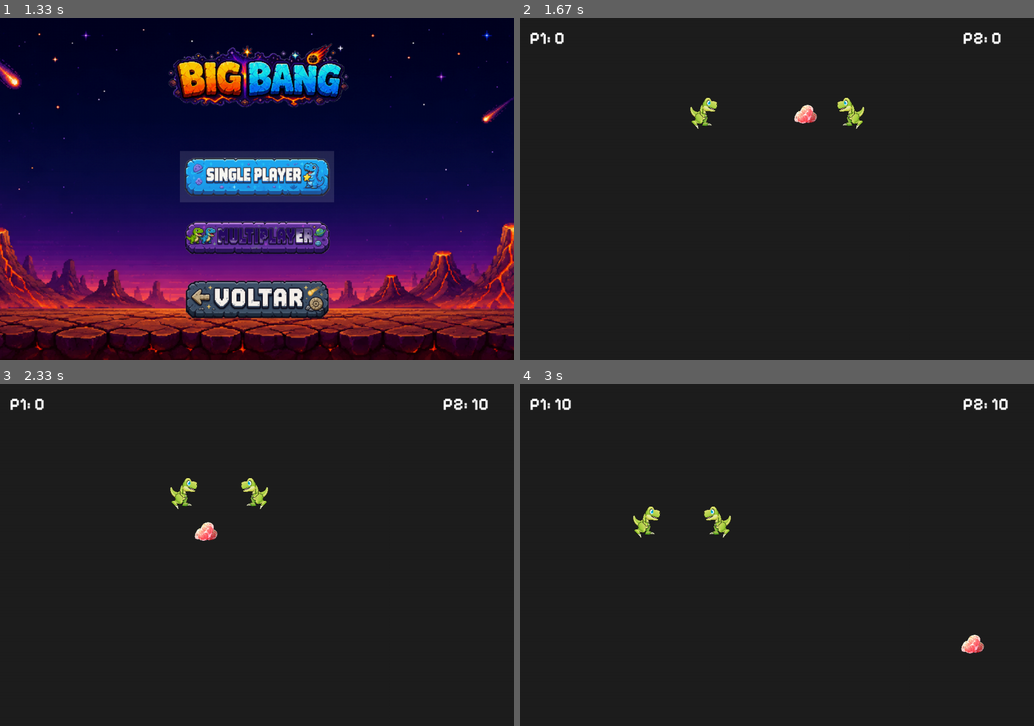
Above: before the commit, frames 1-4 (two rows, left to right).
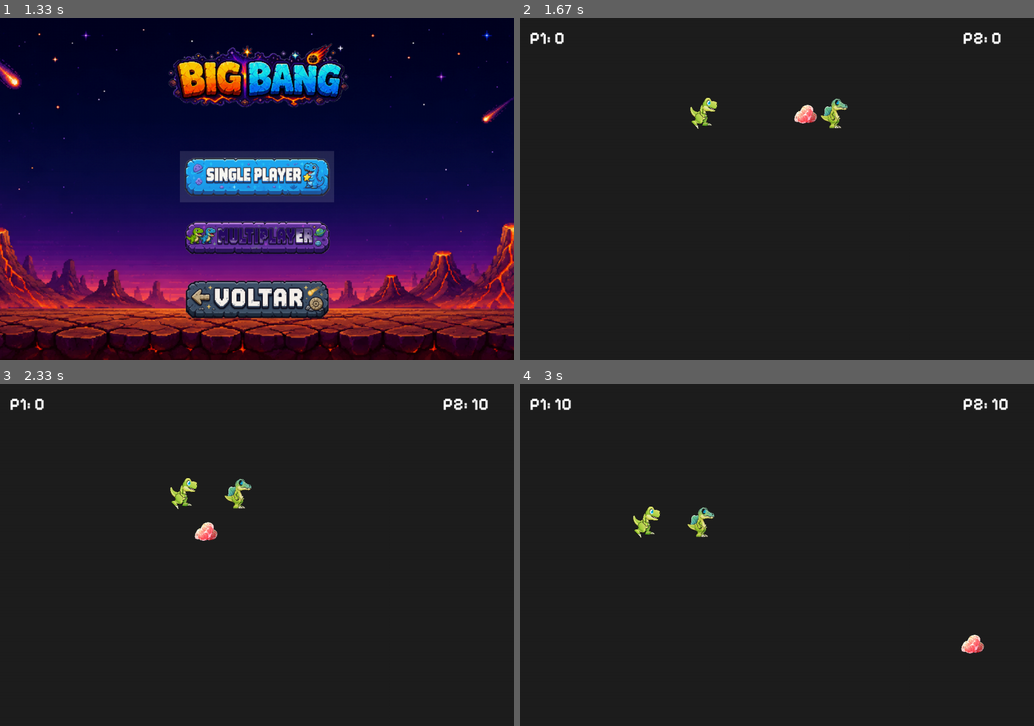
Above: after the commit, the same moments.

Repository: defreitassl/Trabalho_Pygame
Game: pygame game, started from main.py
The game is run twice, just before and just after one commit, with the same random seed, the same clock (stepped at 60 frames per second) and the same inputs.
Inputs (mouse positions are in pixels of both pictures, inside the frame that each line leads up to):
- Up to frame 1 (1.33 s): click (257, 236) at 0.38 s; click (257, 305) at 0.72 s; click (257, 175) at 1.05 s
- Up to frame 2 (1.67 s): click (848, 216) at 1.38 s
- Up to frame 3 (2.33 s): hold Left 1.67-2.2 s; move the mouse to (277, 596) at 1.7 s; hold Down from 2.23 s (still down); hold S from 2.23 s (still down)
- Up to frame 4 (3 s): release Down at 2.53 s; release S at 2.53 s; hold Left 2.57-2.97 s; hold A 2.57-2.97 s

Frame 1 is identical in both runs. In frame 2, 0.4% of the frame differs, in the area x 58-67%, y 23-33%; in frame 3, 0.4%; in frame 4, 0.4%.

Commit message:
dinossauro 2 imagem

Diff:
--- a/src/jogo.py
+++ b/src/jogo.py
@@ -17,7 +17,7 @@
     # PLAYER 2: Inicializa o jogador 2 se o modo for multiplayer
     if modo == "multiplayer":
         dino2 = pygame.image.load(
-            "assets/imagens/dino sprites/Run (2).png"
+            "assets/imagens/dino2 sprites/espinossauro.png"
         ).convert_alpha()
         dino2 = pygame.transform.flip(dino2, True, False)
         dino2 = pygame.transform.scale(dino2, (100, 80))
Binary file added: assets/imagens/dino2 sprites/espinossauro.png
